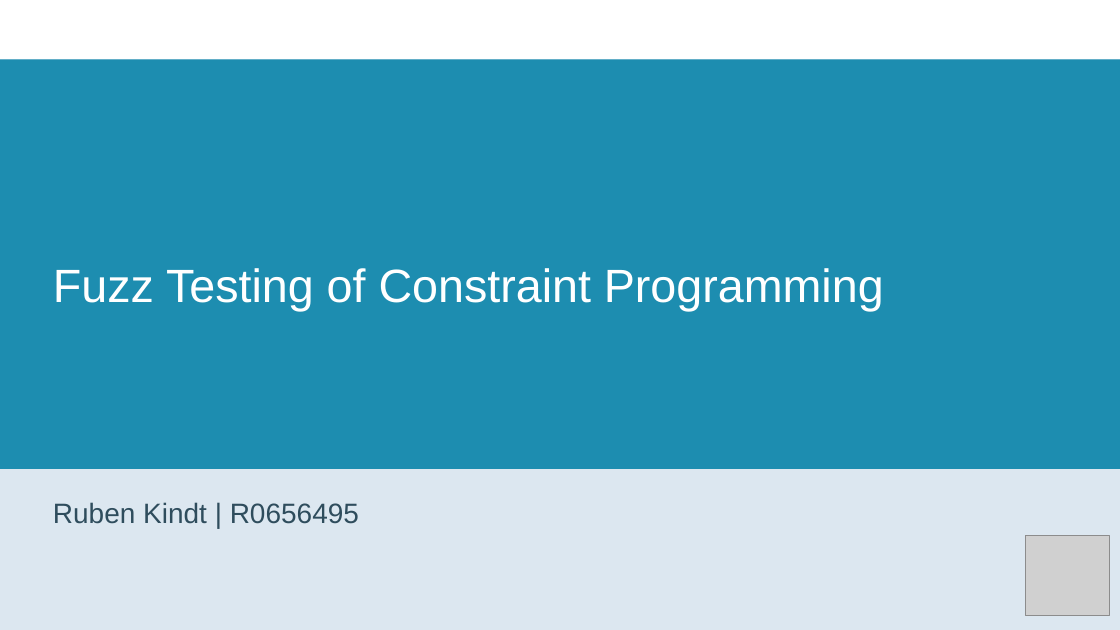
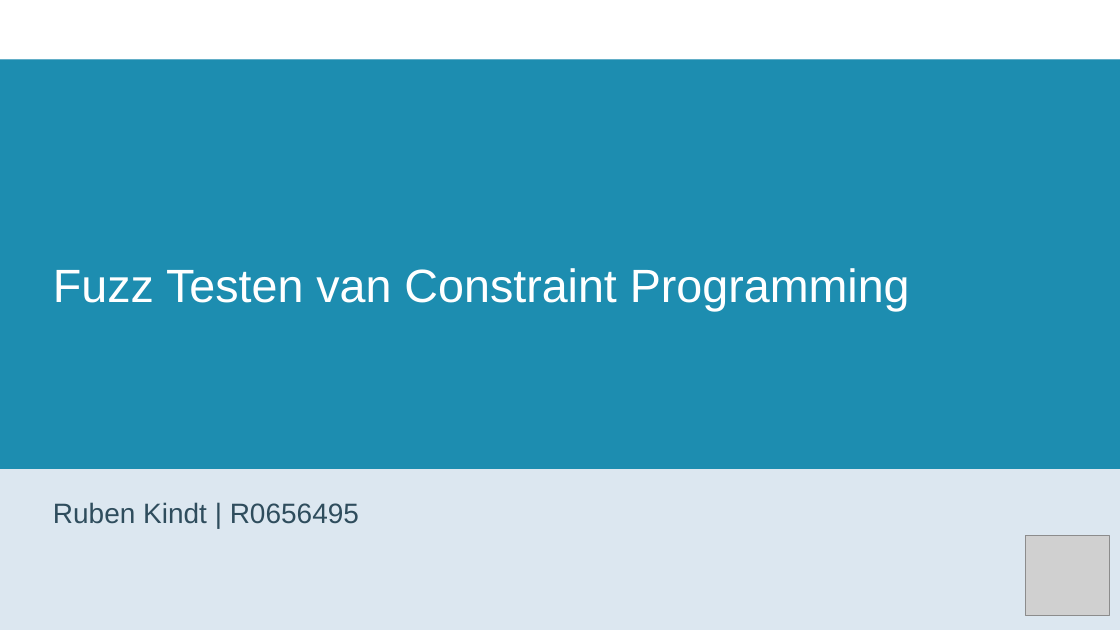
Before and after one commit to rubenkindt/Masterproef-paper-RubenKindt, a slide deck: slide 1 of Milestones/M10 defence/M10.pptx. Drawn at 1120x630 pixels with LibreOffice and Linux fonts; fonts in the diff are those of the drawing; grey boxes stand for pictures; background and template pictures are left out. Boxes give left, top, right and bottom in pixels: in the first picture for what was removed or moved away, otherwise in the second. Text is boxed around its words. In the diff, an @@ line names an element or a change of style, - is before the commit and + after.

```diff
--- a/Milestones/M10 defence/M10.pptx
+++ b/Milestones/M10 defence/M10.pptx
@@ title at box(53, 268, 910, 312): text changed @@
-Fuzz Testing of Constraint Programming
+Fuzz Testen van Constraint Programming
```
Also in this commit, not shown: 12 other slides changed, 1 slide added, 1 other file.
